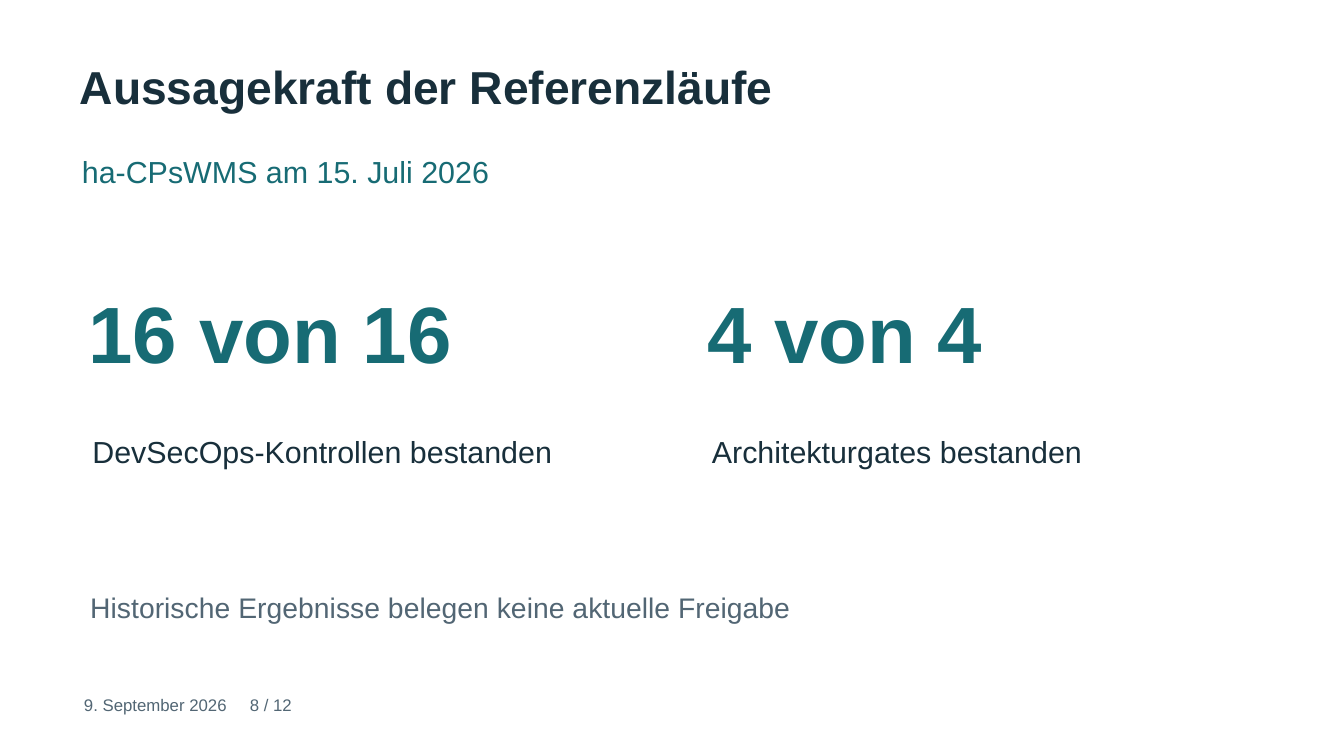
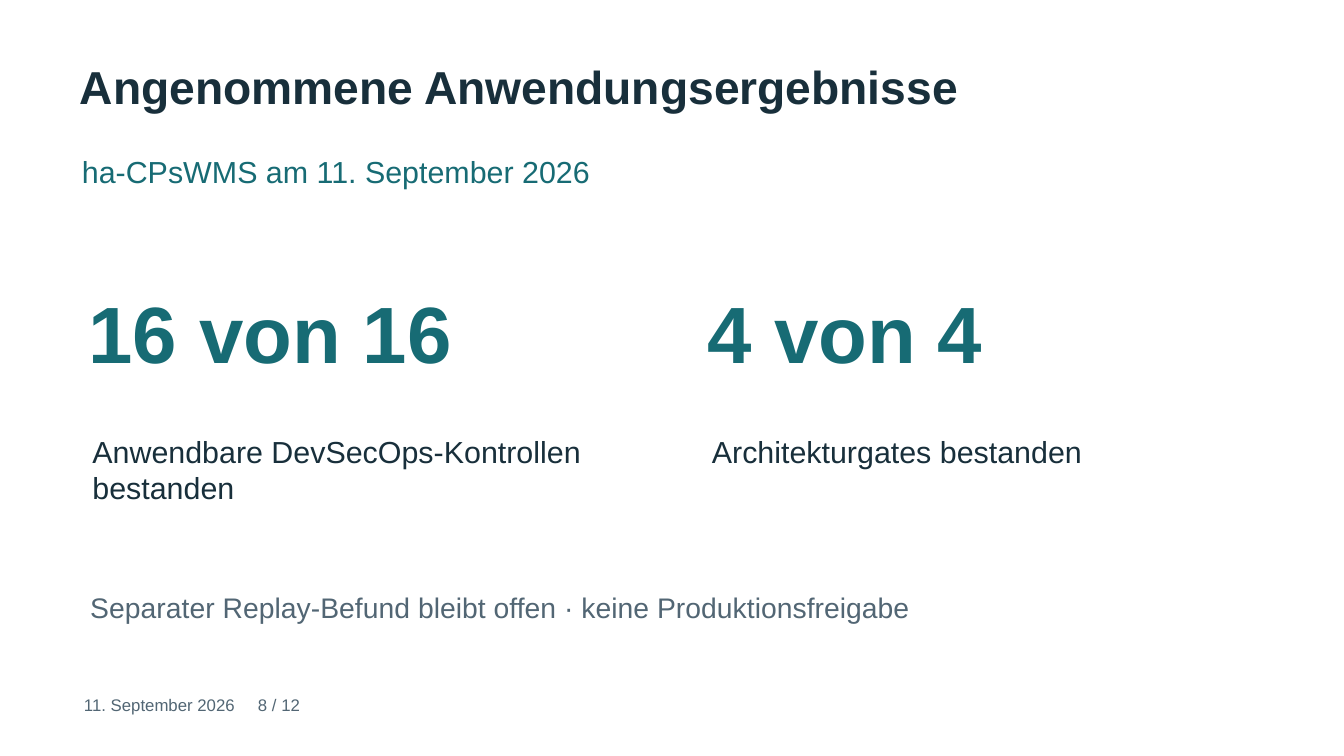
Before and after one commit to joku-dev/devsecops-governance-framework, a slide deck: slide 8 of docs/publishing/executive-briefing/files/engineering-governance-presentation.pptx. Drawn at 1344x756 pixels with LibreOffice and Linux fonts; fonts in the diff are those of the drawing. Boxes give left, top, right and bottom in pixels: in the first picture for what was removed or moved away, otherwise in the second. Text is boxed around its words. In the diff, an @@ line names an element or a change of style, - is before the commit and + after.

Commit message:
docs: align documentation and publications with September evidence

```diff
--- a/docs/publishing/executive-briefing/files/engineering-governance-presentation.pptx
+++ b/docs/publishing/executive-briefing/files/engineering-governance-presentation.pptx
@@ text at bbox=[80, 70, 957, 114]: text changed @@
-Aussagekraft der Referenzläufe
+Angenommene Anwendungsergebnisse
@@ text at bbox=[82, 161, 590, 189]: text changed @@
-ha-CPsWMS am 15. Juli 2026
+ha-CPsWMS am 11. September 2026
@@ text at bbox=[92, 441, 580, 500]: text changed @@
-DevSecOps-Kontrollen bestanden
+Anwendbare DevSecOps-Kontrollen bestanden
@@ text at bbox=[90, 597, 909, 624]: text changed @@
-Historische Ergebnisse belegen keine aktuelle Freigabe
+Separater Replay-Befund bleibt offen · keine Produktionsfreigabe
@@ text at bbox=[84, 699, 300, 715]: text changed @@
-9. September 2026 8 / 12
+11. September 2026 8 / 12
```
Also in this commit, not shown: 11 other slides changed, 59 other files.
